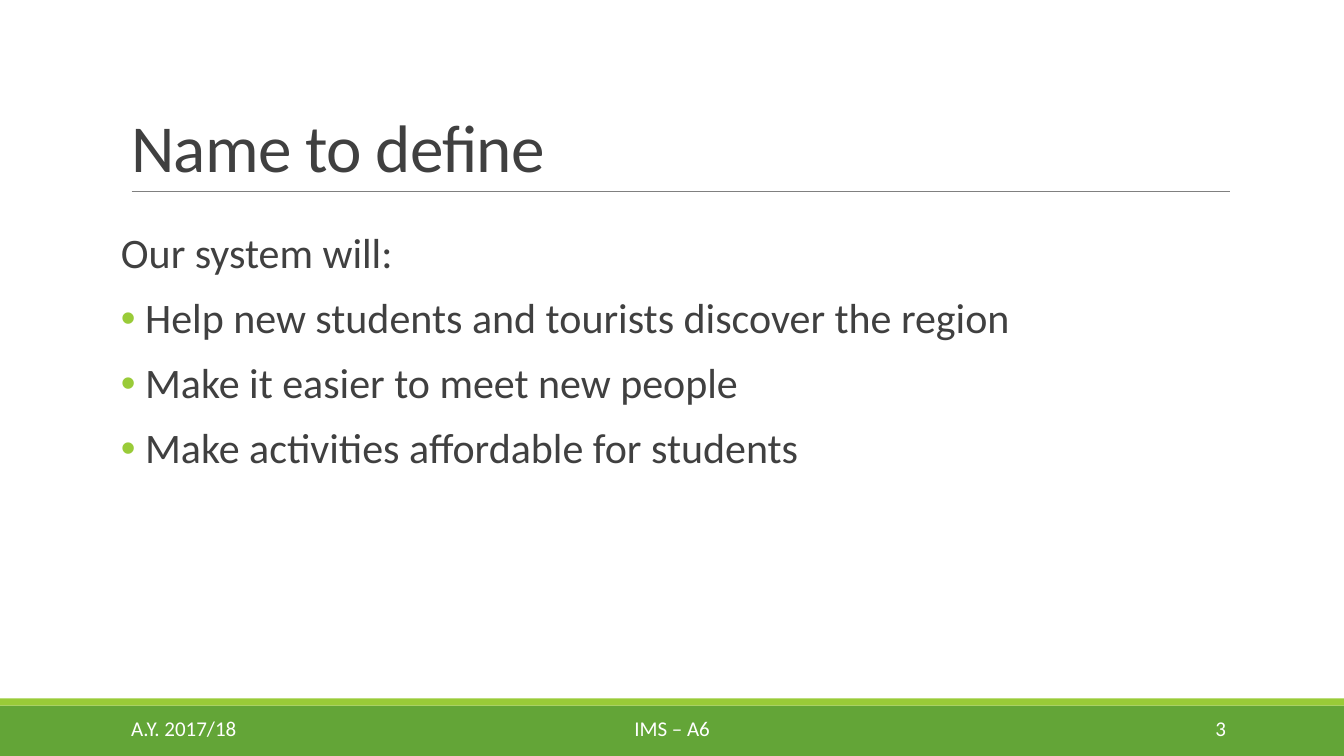
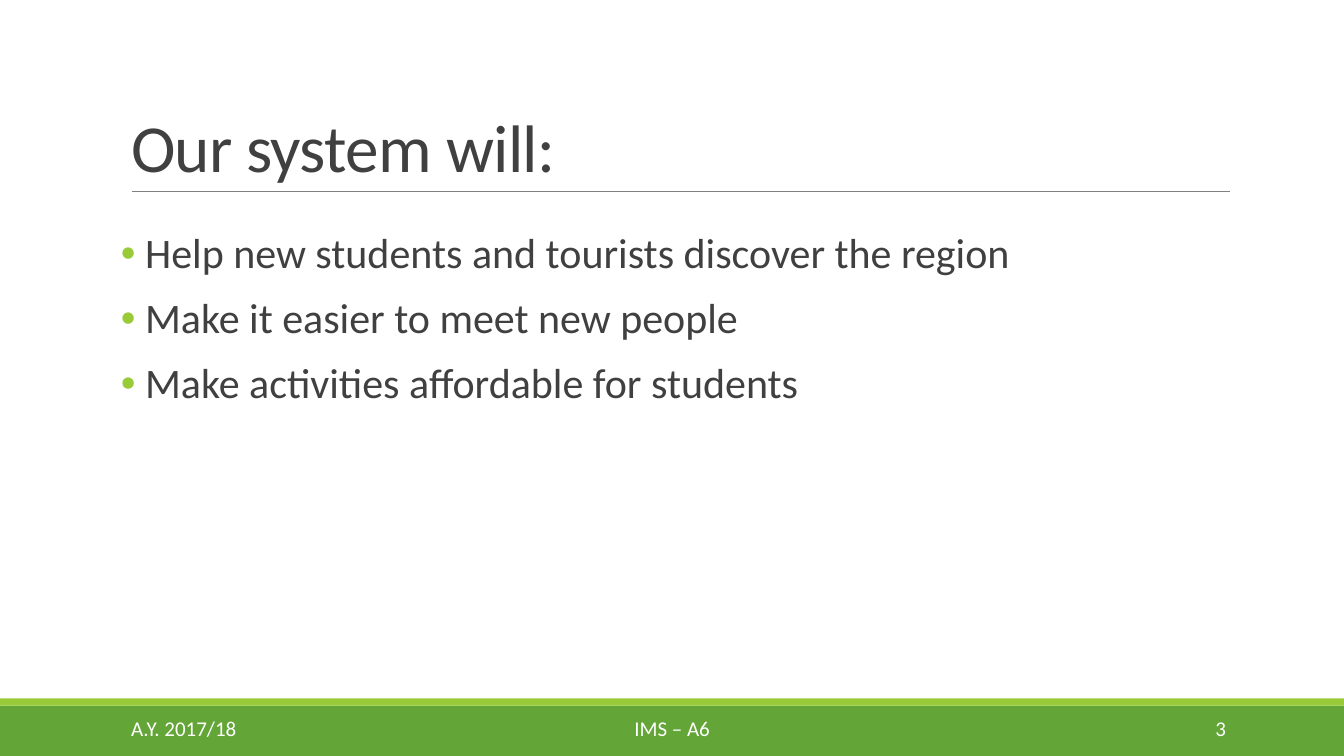
Before and after one commit to egcmi/IMS_project, a slide deck: slide 3 of Presentation1.pptx. Drawn at 1344x756 pixels with LibreOffice and Linux fonts; fonts in the diff are those of the drawing. Boxes give left, top, right and bottom in pixels: in the first picture for what was removed or moved away, otherwise in the second. Text is boxed around its words. In the diff, an @@ line names an element or a change of style, - is before the commit and + after.

```diff
--- a/Presentation1.pptx
+++ b/Presentation1.pptx
@@ title at bbox=[131, 125, 555, 183]: text changed @@
-Name to define
+Our system will:
@@ text at bbox=[121, 239, 393, 275]: paragraph removed @@
-Our system will:
```
Also in this commit, not shown: 2 other slides changed.
